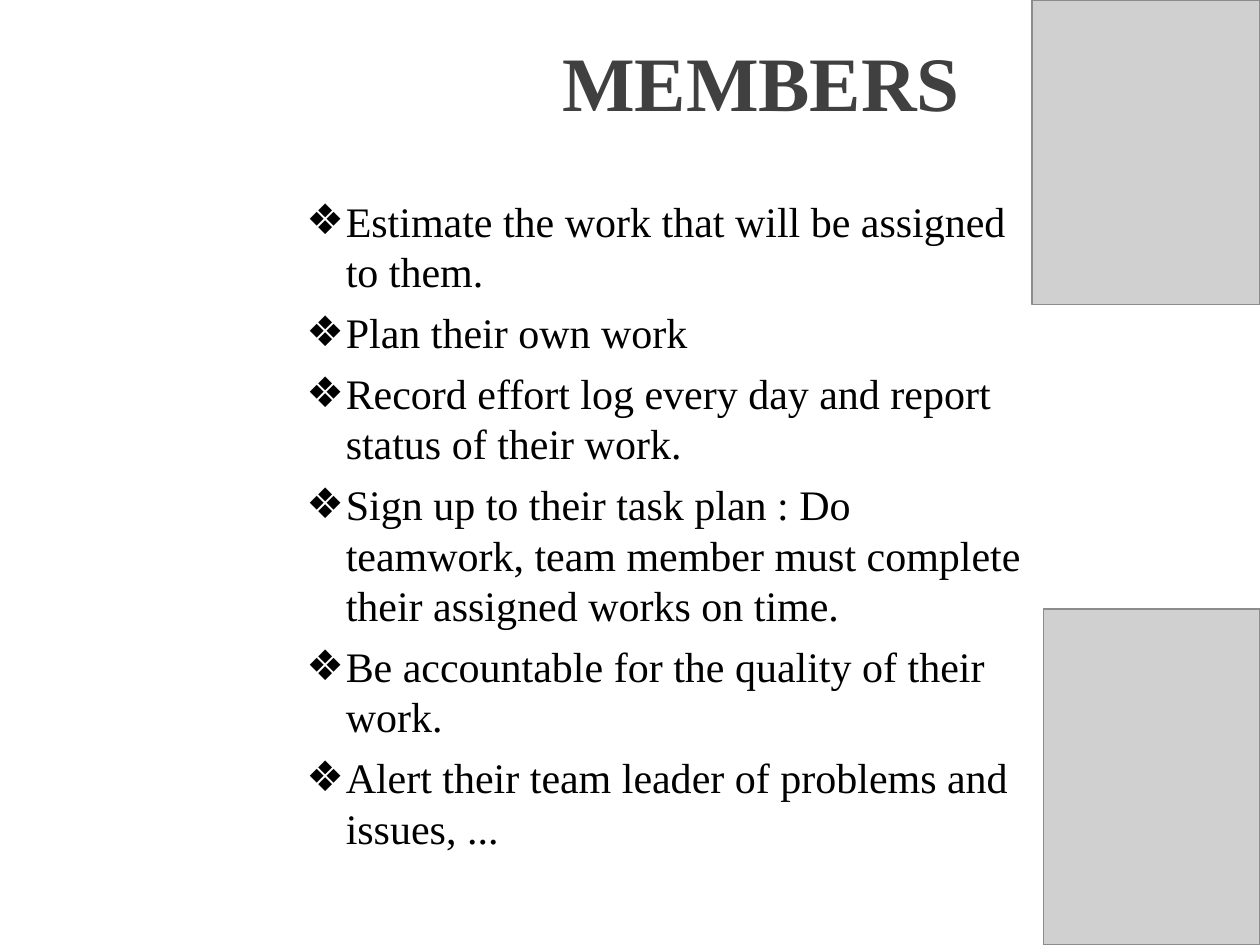
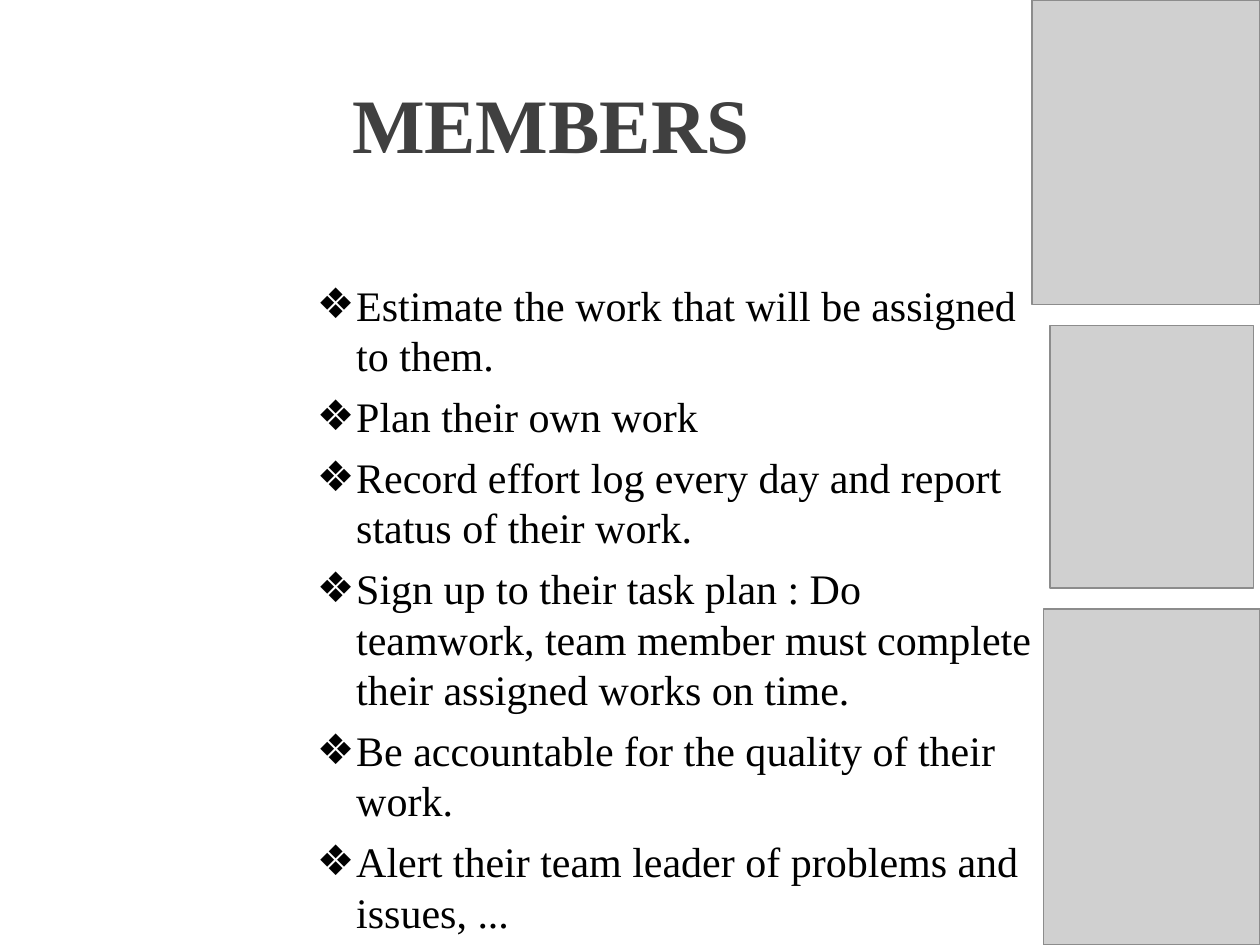
Before and after one commit to T138384/vlu-k15t1-team11, a slide deck: slide 12 of SMA - Software Measurement & Analysis/Asignment-01/K15T1-Team11-Team Assignment1/K15T1-Team11-Team Assignment1.ppt. Drawn at 1260x945 pixels with LibreOffice and Linux fonts; fonts in the diff are those of the drawing; grey boxes stand for pictures; background and template pictures are left out. Boxes give left, top, right and bottom in pixels: in the first picture for what was removed or moved away, otherwise in the second. Text is boxed around its words. In the diff, an @@ line names an element or a change of style, - is before the commit and + after.

```diff
--- a/SMA - Software Measurement & Analysis/Asignment-01/K15T1-Team11-Team Assignment1/K15T1-Team11-Team Assignment1.ppt
+++ b/SMA - Software Measurement & Analysis/Asignment-01/K15T1-Team11-Team Assignment1/K15T1-Team11-Team Assignment1.ppt
@@ title "MEMBERS": place and size @@
-title "MEMBERS" at <box>562,60,959,112</box>
+title "MEMBERS" at <box>352,102,749,154</box>
@@ text "Estimate the work that will ...": place and size @@
-text "Estimate the work that will ..." at <box>346,208,1021,850</box>
+text "Estimate the work that will ..." at <box>356,292,1031,935</box>
@@ picture added at <box>1050,325,1252,587</box> @@
```
Also in this commit, not shown: 5 other slides changed, 2 other files.
